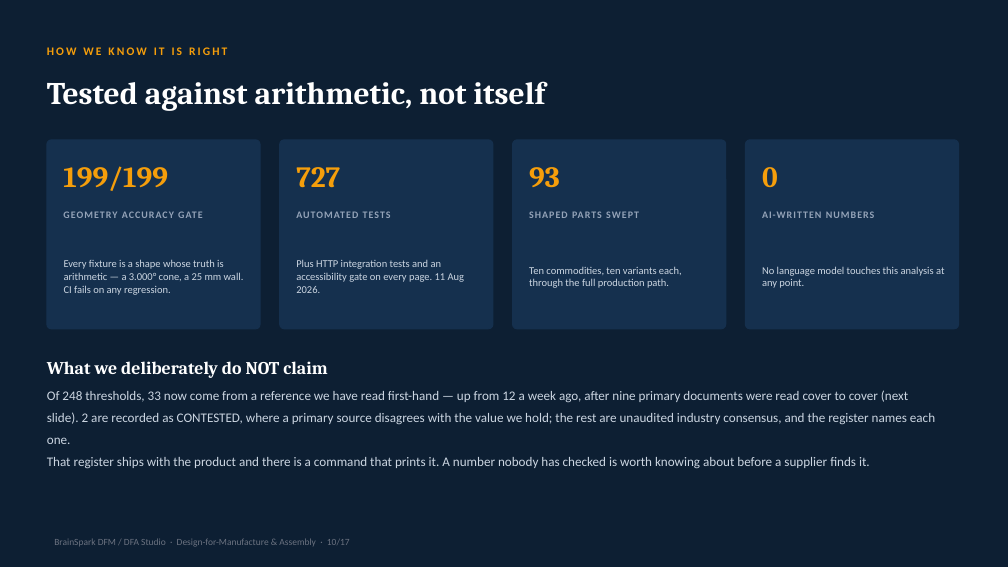
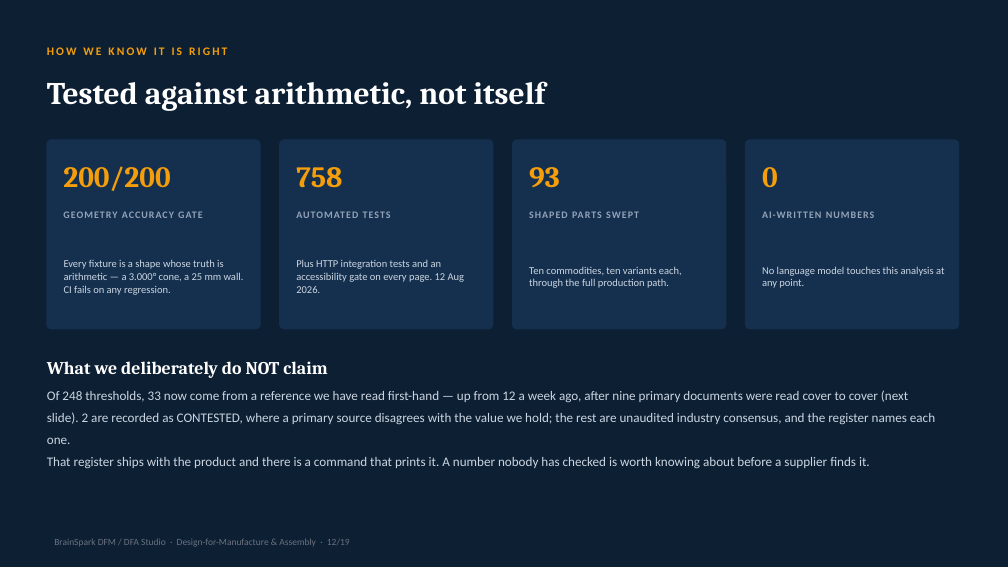
Before and after one commit to bhosaleavinash546/leamington-marathi, a slide deck: slide 13 of BrainSpark_DFM_DFA_Studio_Director.pptx (slide 11 before the commit). Drawn at 1008x567 pixels with LibreOffice and Linux fonts; fonts in the diff are those of the drawing. Boxes give left, top, right and bottom in pixels: in the first picture for what was removed or moved away, otherwise in the second. Text is boxed around its words. In the diff, an @@ line names an element or a change of style, - is before the commit and + after.

```diff
--- a/BrainSpark_DFM_DFA_Studio_Director.pptx
+++ b/BrainSpark_DFM_DFA_Studio_Director.pptx
@@ text at box(63, 166, 170, 191): text changed @@
-199/199
+200/200
@@ text at box(296, 167, 342, 188): text changed @@
-727
+758
@@ text at box(296, 260, 464, 293): text changed @@
-Plus HTTP integration tests and an accessibility gate on every page. 11 Aug 2026.
+Plus HTTP integration tests and an accessibility gate on every page. 12 Aug 2026.
```
Also in this commit, not shown: 13 other slides changed, 3 slides added, 1 slide removed, 4 other files.
